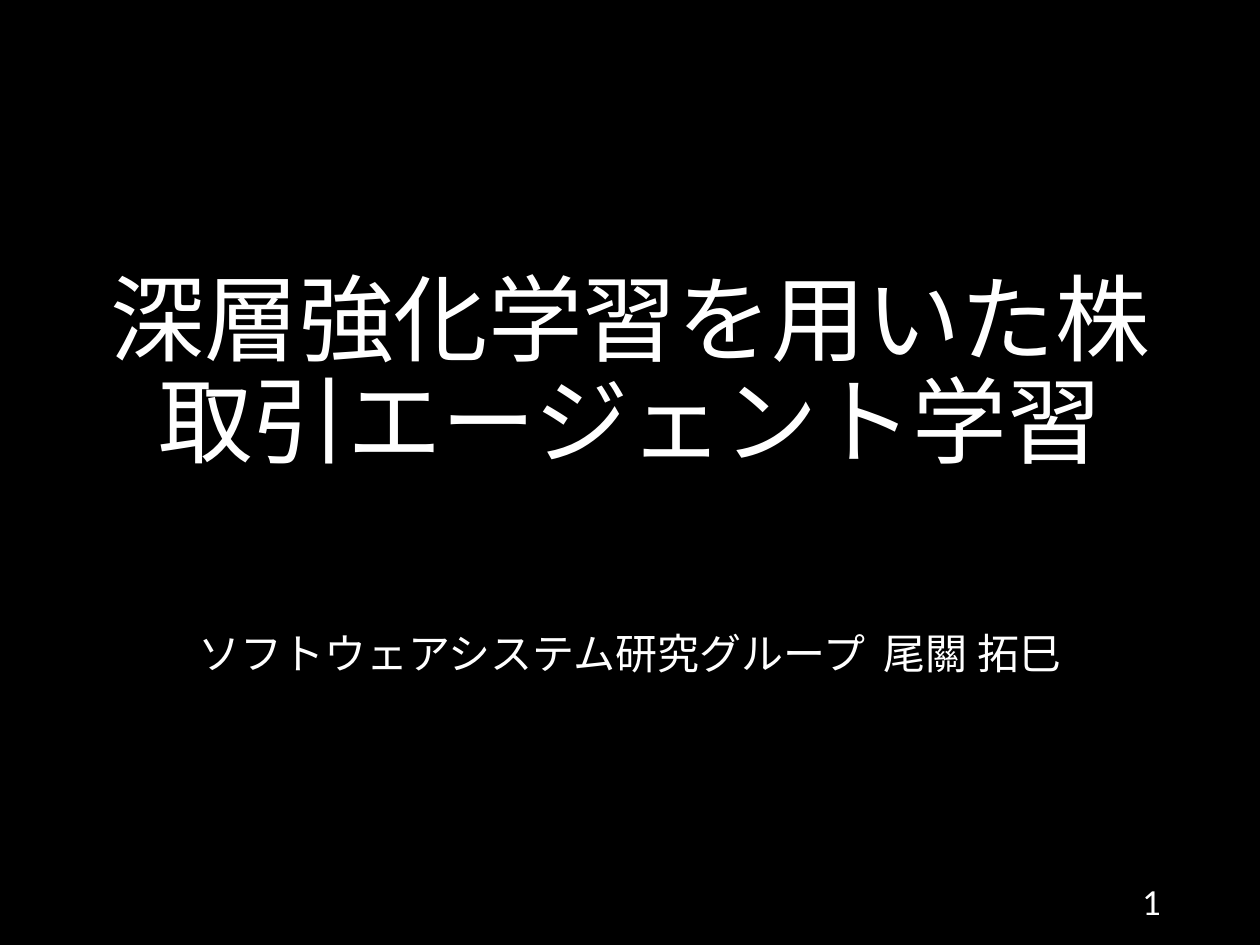
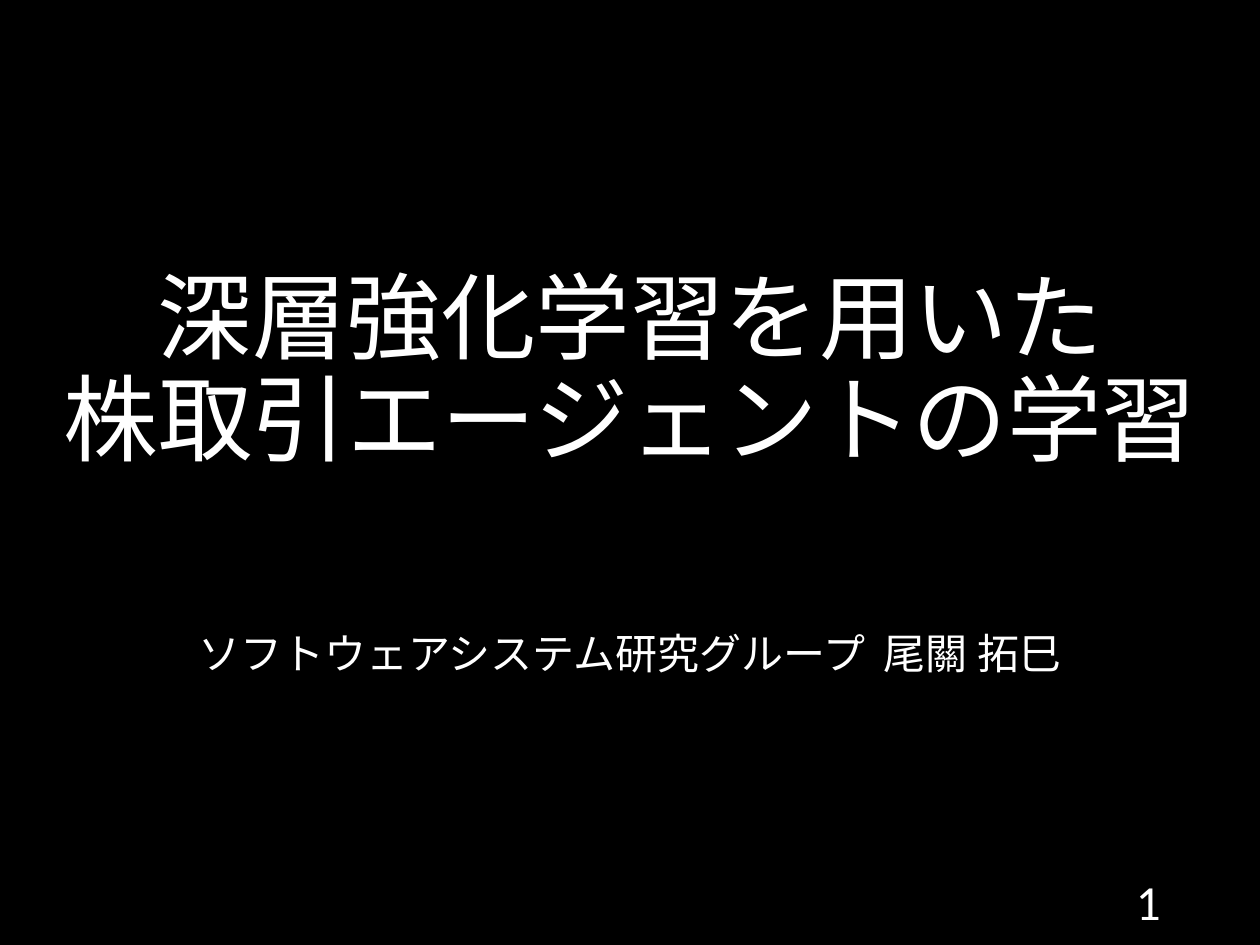
Before and after one commit to 1g-hub/ozeki, a slide deck: slide 1 of B3/情報工学実験II_発表資料.pptx. Drawn at 1260x945 pixels with LibreOffice and Linux fonts; fonts in the diff are those of the drawing. Boxes give left, top, right and bottom in pixels: in the first picture for what was removed or moved away, otherwise in the second. Text is boxed around its words. In the diff, an @@ line names an element or a change of style, - is before the commit and + after.

```diff
--- a/B3/情報工学実験II_発表資料.pptx
+++ b/B3/情報工学実験II_発表資料.pptx
@@ title at [64, 272, 1196, 462]: text changed @@
-深層強化学習を用いた株取引エージェント学習
+深層強化学習を用いた
+株取引エージェントの学習
@@ page number at [1136, 888, 1161, 920]: size 21 to 28 pt @@
```
Also in this commit, not shown: 11 other slides changed.
